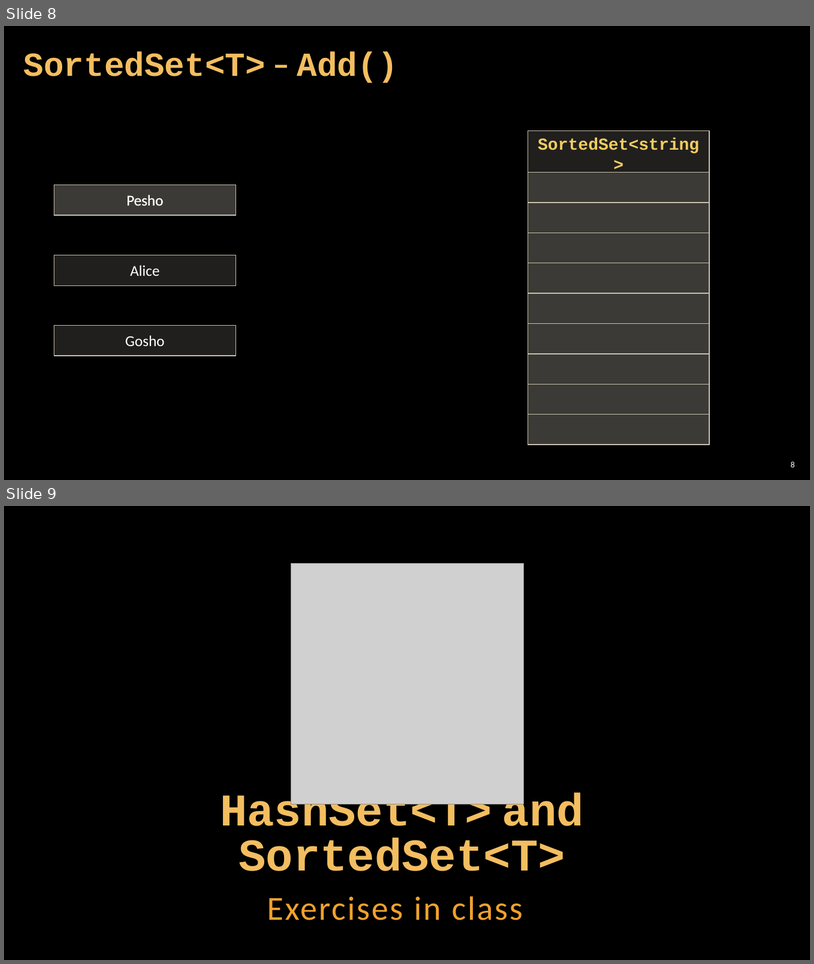
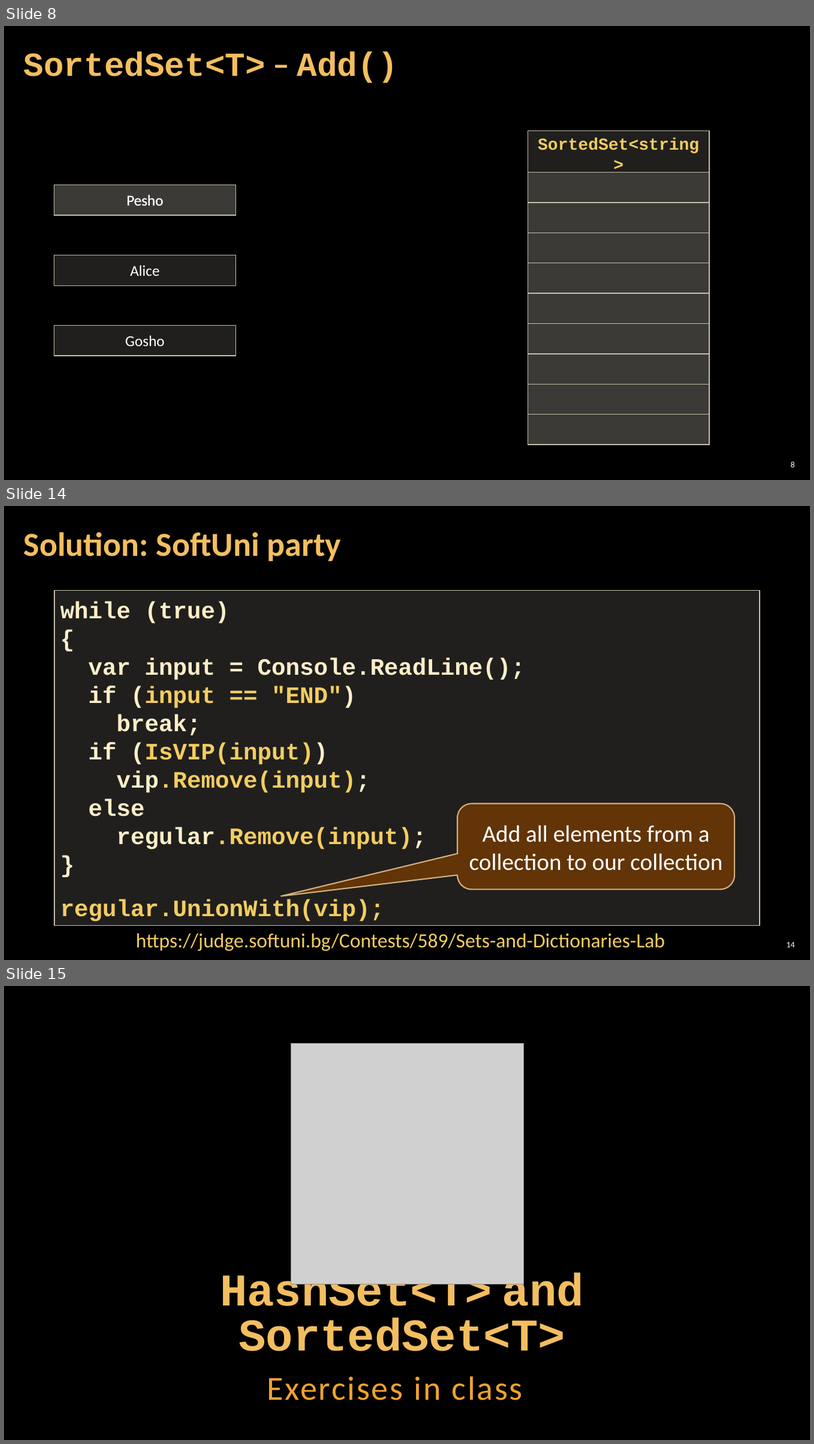
Before and after one commit to GoldenR1618/SoftUni-Exercises-and-Exams, a slide deck: 05.C#_Advanced/02.SETS_AND_DICTIONARIES/02. CSharp-Advanced-Sets-And-Dictionaries.pptx. Shown one above the other, each under a label of ours: slides 8 and 9 before the commit, slides 8, 14 and 15 after it; the slides between them are not shown. The pictures are 814x964 and 814x1444 pixels, drawn with LibreOffice and Linux fonts; fonts in the diff are those of the drawing; grey boxes stand for pictures; background and template pictures are left out. Boxes give left, top, right and bottom in pixels: in the first picture for what was removed or moved away, otherwise in the second. Text is boxed around its words. In the diff, an @@ line names an element or a change of style, - is before the commit and + after.

Commit message:
Edit CSharp-Advanced-Sets-And-Dictionaries-Lab.docx and CSharp-Advanced-Sets-And-Dictionaries.pptx

```diff
--- a/05.C#_Advanced/02.SETS_AND_DICTIONARIES/02. CSharp-Advanced-Sets-And-Dictionaries.pptx
+++ b/05.C#_Advanced/02.SETS_AND_DICTIONARIES/02. CSharp-Advanced-Sets-And-Dictionaries.pptx
@@ slide 14 added at <box>4,506,810,960</box>, background picture (left out) @@
@@ title added at <box>24,532,341,561</box>, 40 pt, text #F3BE60, bold @@
+Solution: SoftUni party
@@ rectangle added at <box>54,591,760,926</box>, fill #D9D5C7 at 15% opacity, outline #C7BFAC 1 pt, 28 pt, text #F3CD60, bold @@
+while (true)
+{
+var input = Console.ReadLine();
+if (input == "END")
+break;
+if (IsVIP(input))
+vip.Remove(input);
+else
+regular.Remove(input);
+}
+regular.UnionWith(vip);
@@ rounded speech box added at <box>458,804,735,889</box>, fill #663606 at 95% opacity, outline #F8D49E 1.5 pt, 28 pt, text #FFFFFF @@
+Add all elements from a collection to our collection
@@ text added at <box>136,933,665,951</box>, 24 pt, text #F3CD60 @@
+https://judge.softuni.bg/Contests/589/Sets-and-Dictionaries-Lab
@@ page number added at <box>787,942,795,947</box>, 10 pt, text #FFFFFF @@
+14
@@ what was slide 9 is now slide 15 @@
```
Also in this commit, not shown: 6 slides changed, 19 other slides added, 1 other file.
